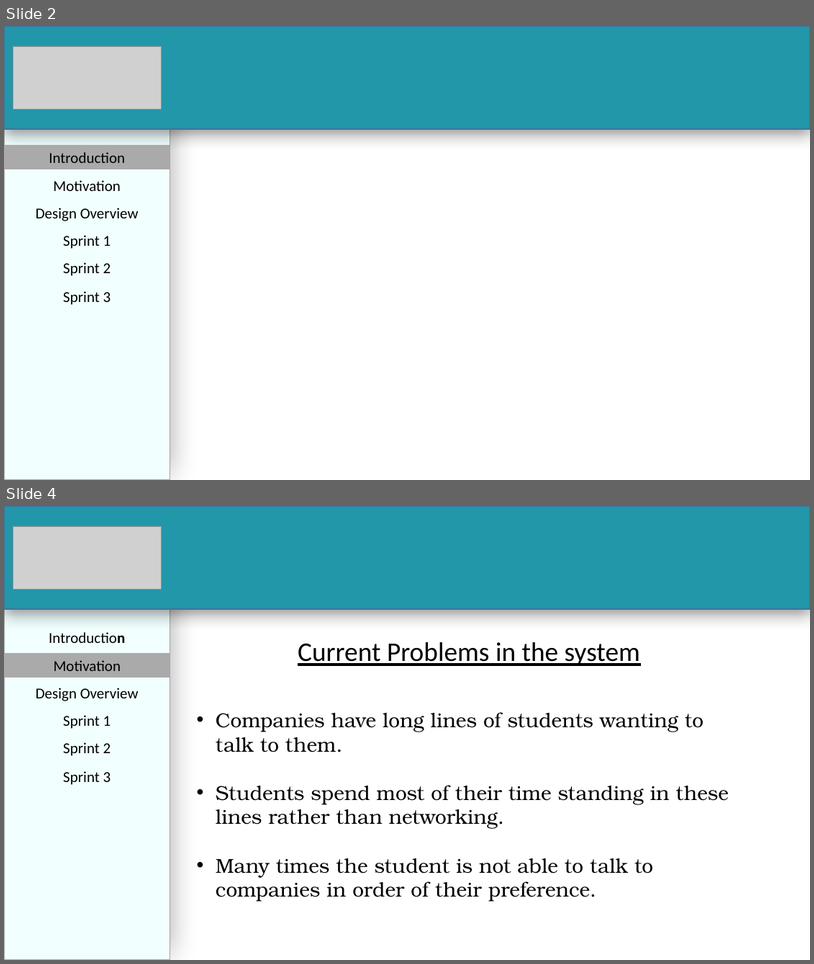
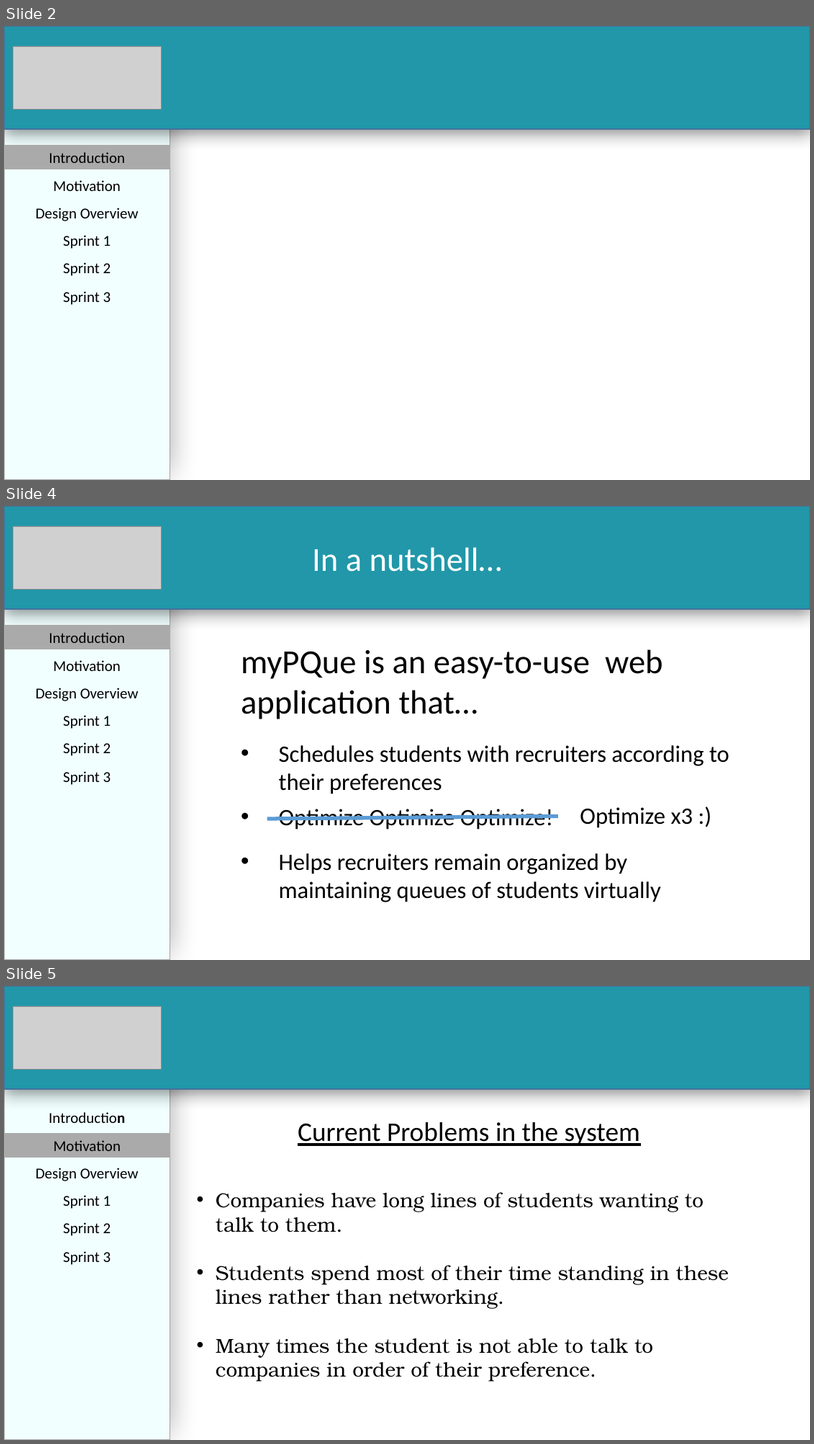
Before and after one commit to PalinaRawat/MyPQue, a slide deck: Documents/Team 7 - Sprint 3 Presentation.pptx. Shown one above the other, each under a label of ours: slides 2 and 4 before the commit, slides 2, 4 and 5 after it; the slides between them are not shown. The pictures are 814x964 and 814x1444 pixels, drawn with LibreOffice and Linux fonts; fonts in the diff are those of the drawing; grey boxes stand for pictures. Boxes give left, top, right and bottom in pixels: in the first picture for what was removed or moved away, otherwise in the second. Text is boxed around its words. In the diff, an @@ line names an element or a change of style, - is before the commit and + after.

```diff
--- a/Documents/Team 7 - Sprint 3 Presentation.pptx
+++ b/Documents/Team 7 - Sprint 3 Presentation.pptx
@@ slide 4 added at box(4, 506, 810, 960), background #FFFFFF @@
@@ rectangle added at box(4, 506, 170, 960), fill #F1FFFF, outline #A5A5A5 1 pt @@
@@ rectangle added at box(4, 506, 810, 609), fill #2197A9, outline #43739E 1 pt, 40 pt, text #FFFFFF @@
+In a nutshell…
@@ picture added at box(13, 526, 161, 589) @@
@@ rectangle added at box(4, 626, 170, 649), fill #AAAAAA, 18 pt, text #000000 @@
+Introduction
@@ text added at box(241, 649, 664, 719), 40 pt, text #000000 @@
+myPQue is an easy-to-use web application that…
@@ text added at box(53, 660, 121, 671), 18 pt, text #000000 @@
+Motivation
@@ text added at box(36, 687, 139, 701), 18 pt, text #000000 @@
+Design Overview
@@ text added at box(63, 715, 111, 728), 18 pt, text #000000 @@
+Sprint 1
@@ text added at box(63, 742, 111, 756), 18 pt, text #000000 @@
+Sprint 2
@@ text added at box(279, 745, 730, 794), 28 pt, text #000000 @@
+• Schedules students with recruiters according to their preferences
@@ text added at box(63, 771, 111, 785), 18 pt, text #000000 @@
+Sprint 3
@@ text added at box(580, 807, 694, 828), 28 pt, text #000000 @@
+Optimize x3 :)
@@ line added from (267, 818) to (558, 816), #5B9BD5 4.5 pt @@
@@ text added at box(279, 808, 553, 829), 28 pt, text #000000 @@
+• Optimize Optimize Optimize!
@@ text added at box(279, 853, 661, 902), 28 pt, text #000000 @@
+• Helps recruiters remain organized by maintaining queues of students virtually
@@ what was slide 4 is now slide 5 @@
```
Also in this commit, not shown: 3 slides changed.
